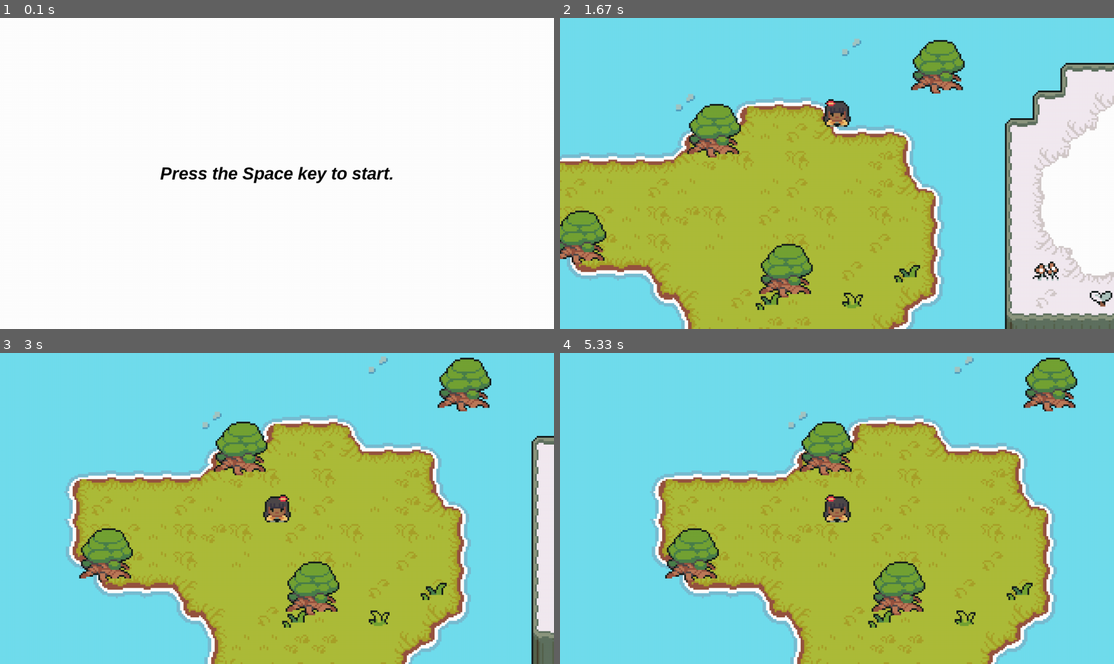
Above: before the commit, frames 1-4 (two rows, left to right).
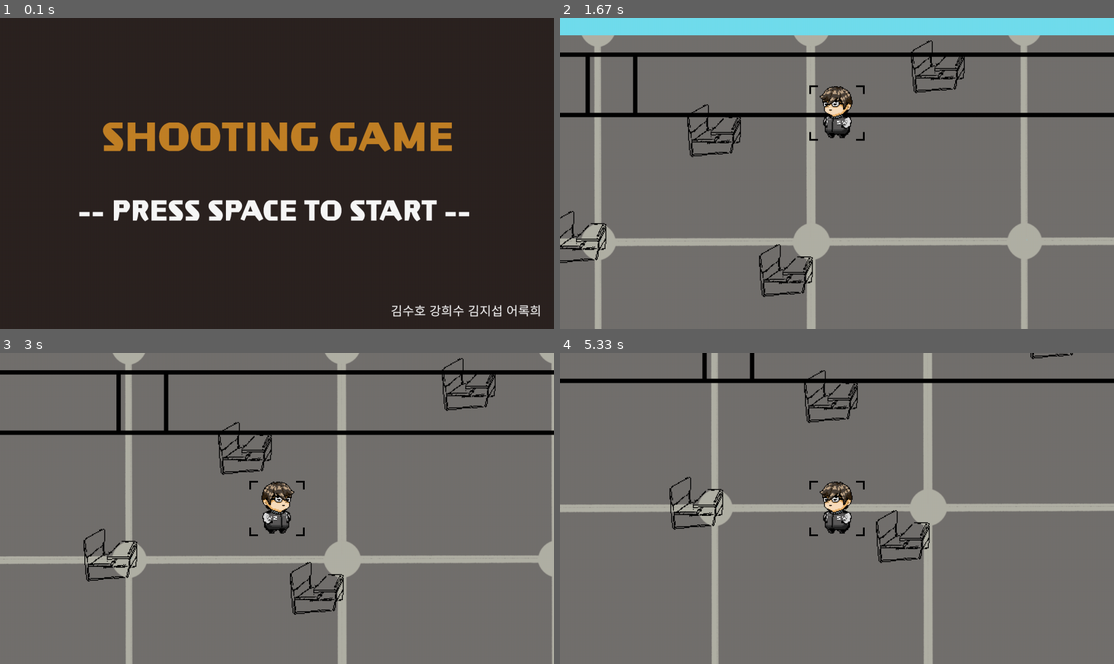
Above: after the commit, the same moments.

Repository: Srat00/PyGameProject
Game: pygame game, started from pyGameSurvival.py
The game is run twice, just before and just after one commit, with the same random seed, the same clock (stepped at 60 frames per second) and the same inputs.
Inputs (mouse positions are in pixels of both pictures, inside the frame that each line leads up to):
- Up to frame 1 (0.1 s): no input
- Up to frame 2 (1.67 s): tap Space at 0.33 s; hold Right 0.67-1.13 s; move the mouse to (837, 195) at 0.7 s; hold Up 1.17-1.47 s; move the mouse to (892, 241) at 1.2 s; hold Right from 1.5 s (still down); move the mouse to (665, 126) at 1.53 s
- Up to frame 3 (3 s): release Right at 1.97 s; hold Left 2-2.53 s; move the mouse to (105, 580) at 2.03 s; hold Down 2.57-2.87 s; move the mouse to (481, 617) at 2.6 s; hold Left from 2.9 s (still down); move the mouse to (343, 536) at 2.93 s
- Up to frame 4 (5.33 s): release Left at 3.3 s; hold Up 3.33-3.7 s; move the mouse to (692, 393) at 3.37 s; hold Right 3.73-4.37 s; move the mouse to (848, 402) at 3.77 s; hold Down 4.4-4.77 s; move the mouse to (637, 499) at 4.43 s; hold Left 4.8-5.27 s; move the mouse to (809, 589) at 4.83 s; hold Right from 5.3 s (still down)

The runs differ from the first frame. In frame 1, 98% of the frame differs, in the area x 0-100%, y 0-100%; in frame 2, 93%; in frame 3, 99%; in frame 4, 100%.

Commit message:
여러 리소스 프로토타입 추가

Diff:
--- a/pyGameSurvival.py
+++ b/pyGameSurvival.py
@@ -38,7 +38,8 @@
 class Player(pygame.sprite.Sprite):
 	def __init__(self, pos, group):
 		super().__init__(group) # super()는 부모 클래스의 생성자를 호출한다.
-		self.image = pygame.image.load('graphics/player.png').convert_alpha()
+		self.image = pygame.image.load('graphics/stay/0.png').convert_alpha()
+		self. image = pygame.transform.scale(self.image, (128, 128))  #크기 키움
 		self.image_right = self.image
 		self.image_left = pygame.transform.flip(self.image, True, False)
 		self.rect = self.image.get_rect(center = pos)
@@ -106,7 +107,7 @@
 class Tree(pygame.sprite.Sprite):
 	def __init__(self, pos, group):
 		super().__init__(group)
-		self.image = pygame.image.load('graphics/tree.png').convert_alpha()
+		self.image = pygame.image.load('graphics/desk.png').convert_alpha()
 		self.rect = self.image.get_rect(topleft=pos)
 		self.collision_rect = pygame.Rect(self.rect.left, self.rect.top + self.rect.height // 2, self.rect.width, self.rect.height // 2-10)  # 충돌 박스 크기 수정
 		self.colliding = False # 지금까지 만들어진 tree 객체들과의 충돌 검사를 위한 변수
@@ -185,7 +186,7 @@
 		self.camera_rect = pygame.Rect(l,t,w,h)
 
 		# 배경 설정
-		self.ground_surf = pygame.image.load('graphics/ground.png').convert_alpha()
+		self.ground_surf = pygame.image.load('graphics/ground2.png').convert_alpha()
 		self.ground_rect = self.ground_surf.get_rect(topleft = (0,0))
 
 		# 카메라 이동 속도 설정
@@ -332,12 +333,7 @@
 
 def game_start():
 	start_screen = pygame.display.set_mode((SCREEN_WIDTH, SCREEN_HEIGHT))
-	pygame.font.init()
-	start_font = pygame.font.SysFont('Sans', 40, True, True)
-	start_message = 'Press the Space key to start.'
-	start_message_object = start_font.render(start_message, True, (0,0,0))
-	start_message_rect = start_message_object.get_rect()
-	start_message_rect.center = (SCREEN_WIDTH/2, SCREEN_HEIGHT/2)
+	start_image = pygame.image.load('graphics/start.png')
 
 	while True:
 		for event in pygame.event.get():
@@ -348,7 +344,8 @@
 			if event.type == pygame.KEYDOWN and event.key == pygame.K_SPACE:
 				return
 		start_screen.fill((255,255,255))
-		start_screen.blit(start_message_object, start_message_rect)
+		start_screen.blit(start_image, (0,0))
+
 		pygame.display.update()
 
 
Not shown, changed: README.md
Binary file changed: graphics/bullet.png
Binary file added: graphics/desk.png
Binary file changed: graphics/ground.png
Binary file added: graphics/ground2.png
Binary file added: graphics/left/0.png
Binary file added: graphics/left/1.png
Binary file added: graphics/left/2.png
Binary file added: graphics/right/0.png
Binary file added: graphics/right/1.png
Binary file added: graphics/right/2.png
Binary file added: graphics/start.png
(and 3 more such lines)
